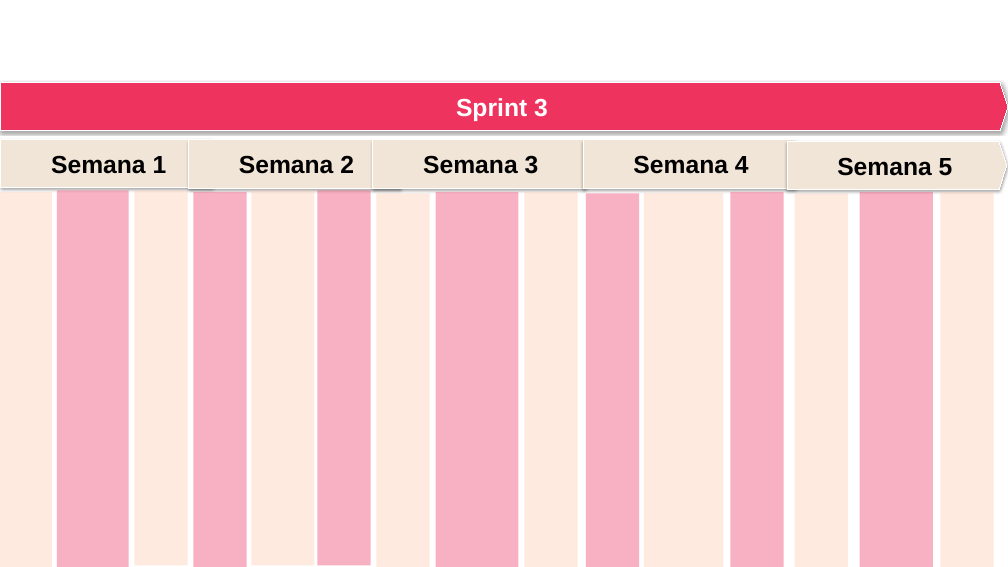
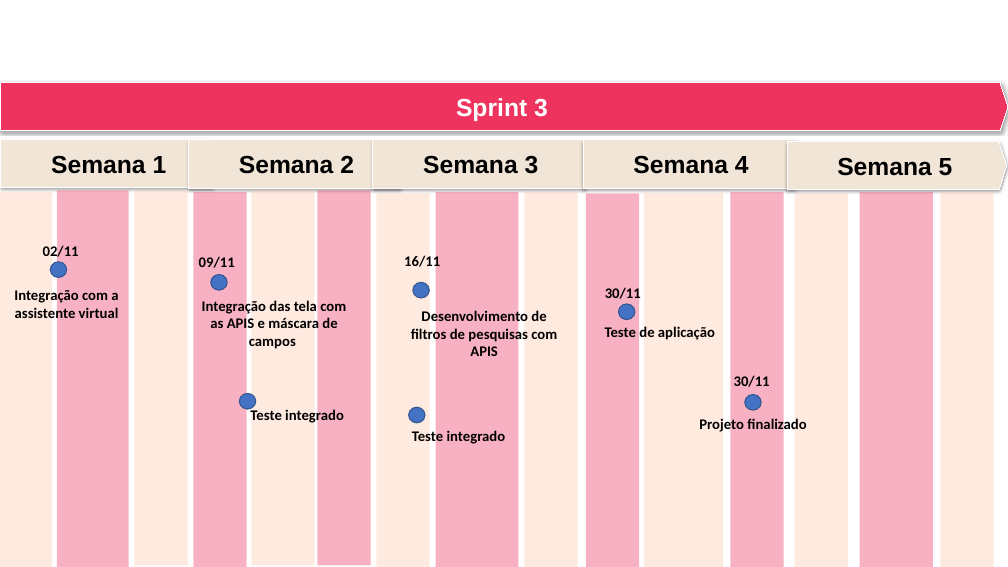
Before and after one commit to BandTec/20201-3adsa-grupo9, a slide deck: slide 6 of Documentação/PPT-jobby-Jobs-sprint-02.pptx. Drawn at 1008x567 pixels with LibreOffice and Linux fonts; fonts in the diff are those of the drawing; background and template pictures are left out. Boxes give left, top, right and bottom in pixels: in the first picture for what was removed or moved away, otherwise in the second. Text is boxed around its words. In the diff, an @@ line names an element or a change of style, - is before the commit and + after.

```diff
--- a/Documentação/PPT-jobby-Jobs-sprint-02.pptx
+++ b/Documentação/PPT-jobby-Jobs-sprint-02.pptx
@@ text added at [43,244,79,261], 14 pt, text #000000, bold @@
+02/11
@@ ellipse added at [50,262,67,278], fill #4472C4, outline #325491 1 pt @@
@@ text added at [199,256,235,268], 14 pt, text #000000, bold @@
+09/11
@@ text added at [404,253,440,270], 14 pt, text #000000, bold @@
+16/11
@@ text added at [14,288,119,322], 14 pt, text #000000, bold @@
+Integração com a assistente virtual
@@ text added at [202,298,346,349], 14 pt, text #000000, bold @@
+Integração das tela com as APIS e máscara de campos
@@ ellipse added at [211,274,228,290], fill #4472C4, outline #325491 1 pt @@
@@ ellipse added at [413,282,430,298], fill #4472C4, outline #325491 1 pt @@
@@ text added at [605,286,641,303], 14 pt, text #000000, bold @@
+30/11
@@ text added at [411,308,557,356], 14 pt, text #000000, bold @@
+Desenvolvimento de filtros de pesquisas com APIS
@@ text added at [605,326,715,340], 14 pt, text #000000, bold @@
+Teste de aplicação
@@ ellipse added at [619,304,635,320], fill #4472C4, outline #325491 1 pt @@
@@ text added at [734,375,770,387], 14 pt, text #000000, bold @@
+30/11
@@ ellipse added at [240,393,256,409], fill #4472C4, outline #325491 1 pt @@
@@ text added at [250,408,344,425], 14 pt, text #000000, bold @@
+Teste integrado
@@ ellipse added at [408,408,425,423], fill #4472C4, outline #325491 1 pt @@
@@ text added at [699,417,806,434], 14 pt, text #000000, bold @@
+Projeto finalizado
@@ ellipse added at [745,395,761,411], fill #4472C4, outline #325491 1 pt @@
@@ text added at [412,429,506,446], 14 pt, text #000000, bold @@
+Teste integrado
```
Also in this commit, not shown: 6 slides added, 4 slides removed, 4 other files.
